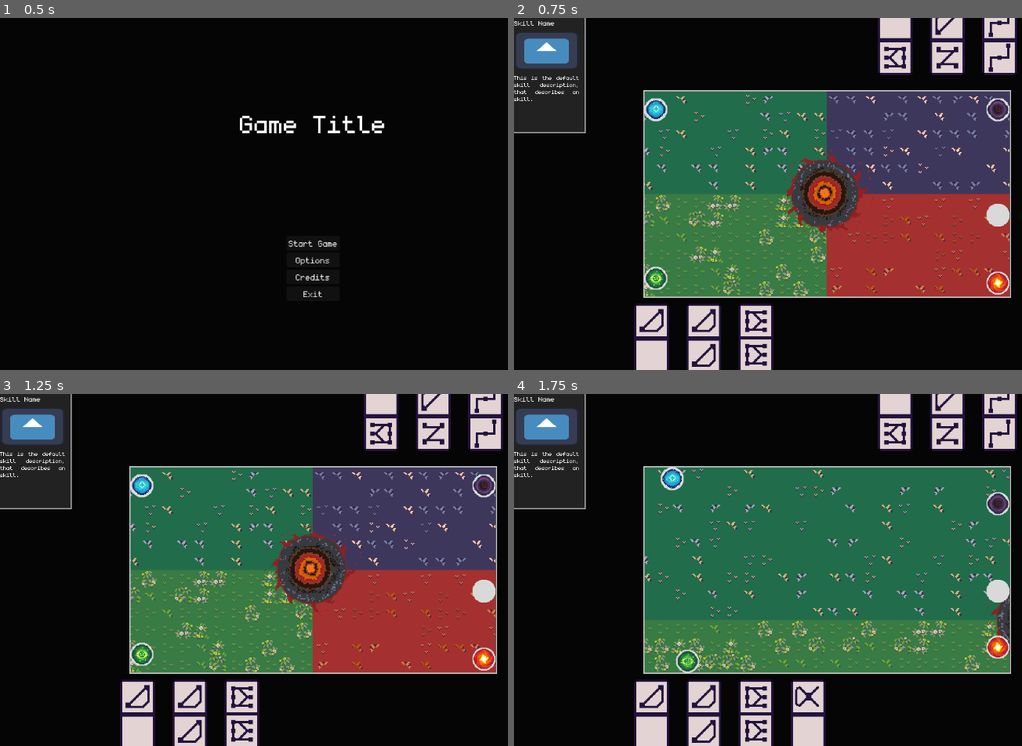
Above: before the commit, frames 1-4 (two rows, left to right).
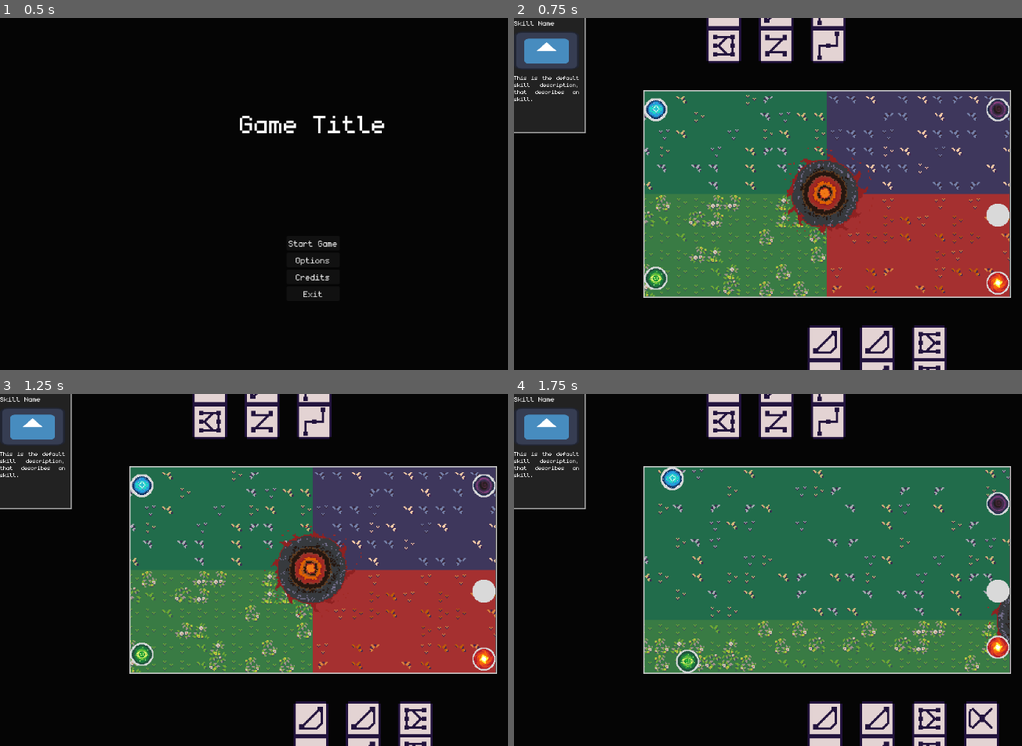
Above: after the commit, the same moments.

Repository: Juanxpeke/GD-BR2024
Game: Godot game, scene res://Core/GUI/MainMenu/main_menu.tscn
Same seed, same stepped clock (60 frames per second), same inputs: the game is played once before the commit and once after it. The engine's default icon, where the game draws it, is replaced by a stand-in: a white triangle on a blue panel in a dark square.
Inputs (mouse positions are in pixels of both pictures, inside the frame that each line leads up to):
- Up to frame 1 (0.5 s): no input
- Up to frame 2 (0.75 s): click "Start Game" at 0.5 s
- Up to frame 3 (1.25 s): no input
- Up to frame 4 (1.75 s): drag from (828, 570) to (996, 591) at 1.27 s

Frame 1 is identical in both runs. In frame 2, 12% of the frame differs, in the area x 23-100%, y 0-100%; in frame 3, 12%; in frame 4, 14%.

Commit message:
Little changes

Diff:
--- a/Core/Match/match.tscn
+++ b/Core/Match/match.tscn
@@ -51,10 +51,10 @@
 unique_name_in_owner = true
 
 [node name="Player" parent="Entities" instance=ExtResource("3_b6cyj")]
-position = Vector2(253, 590)
+position = Vector2(572, 630)
 
 [node name="Bob" parent="Entities" instance=ExtResource("4_21v77")]
-position = Vector2(893, 41)
+position = Vector2(578, 19)
 rotation = 3.14159
 
 [node name="Control" type="Control" parent="."]
--- a/Global/Skills/Fireball/fireball.tres
+++ b/Global/Skills/Fireball/fireball.tres
@@ -4,6 +4,6 @@
 
 [resource]
 script = ExtResource("1_rvk3j")
-name = ""
+name = "Fireball"
 description = ""
 manas_needed = Array[int]([0, 0, 0, 0])
--- a/Global/Skills/skill.gd
+++ b/Global/Skills/skill.gd
@@ -5,3 +5,9 @@
 @export_multiline var description : String
 @export var manas_needed : Array[int] = [0, 0, 0, 0]
 @export var sprite : Texture2D
+
+# Public
+
+# Applies the skill effect to the given entity
+func apply_effect(entity : Entity) -> void:
+	pass
--- /dev/null
+++ b/Global/Skills/skill_manager.gd
@@ -0,0 +1,11 @@
+extends Node
+
+var skills = [
+	load("res://Global/Skills/Fireball/fireball.tres"),
+]
+
+# Private
+
+# Called when the node enters the scene tree for the first time
+func _ready() -> void:
+	pass # Replace with function body
--- a/project.godot
+++ b/project.godot
@@ -20,6 +20,7 @@
 GameManager="*res://Global/game_manager.gd"
 PlacementManager="*res://Global/placement_manager.gd"
 ConfigurationManager="*res://Global/Configuration/configuration_manager.gd"
+SkillManager="*res://Global/Skills/skill_manager.gd"
 
 [gui]
 
Not shown: 1 places in Core/Domino/domino.tscn that only renumber resources
Not shown: 1 places in Core/World/BackgroundBoard/background_board.tres that only renumber resources
